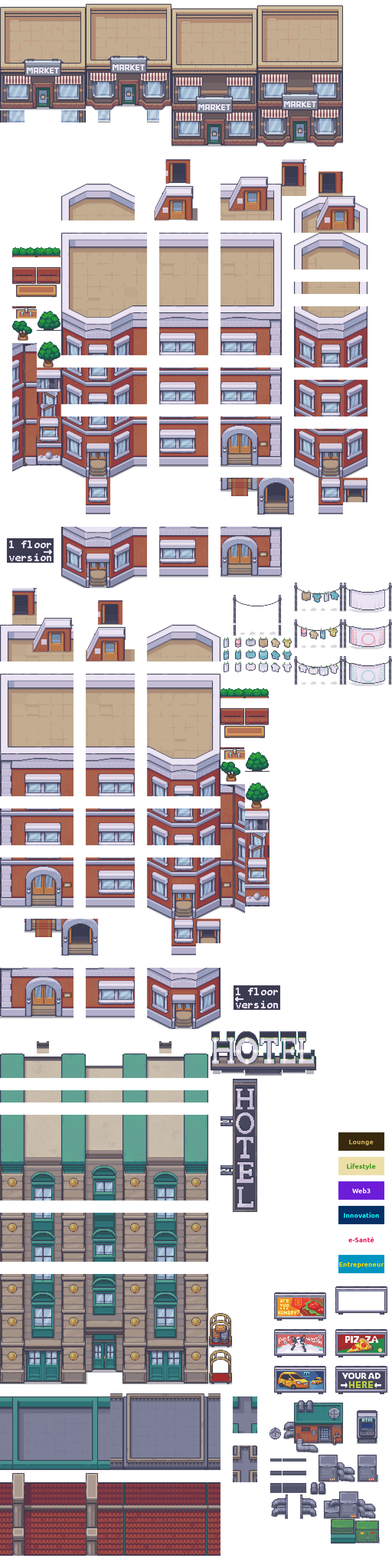
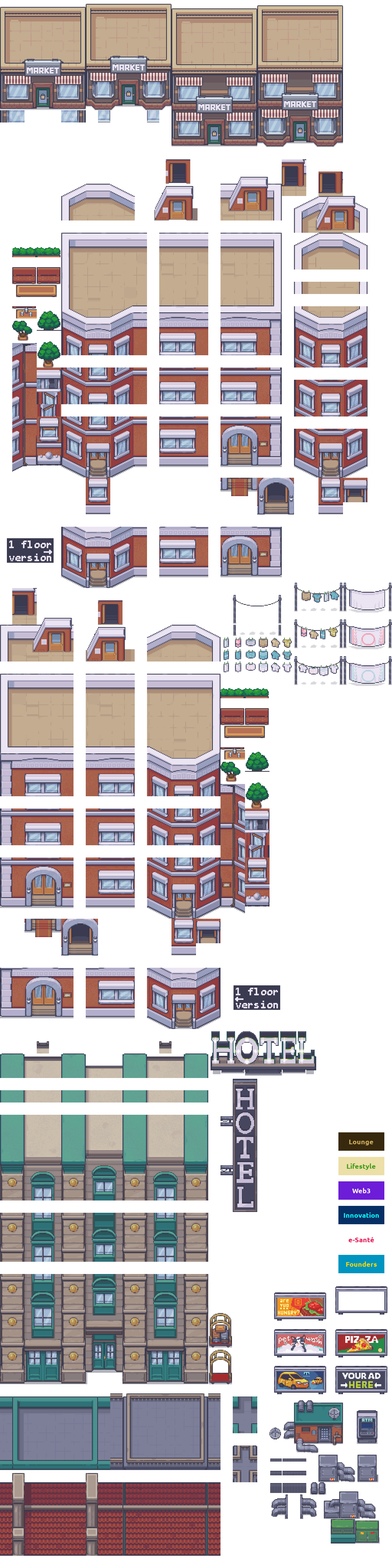
Before/after of a (392, 1568) layered artwork. What changed in the layer stack:
renamed "Entrepreneur" to "Founders", painted on it over [339, 1261, 384, 1268]
